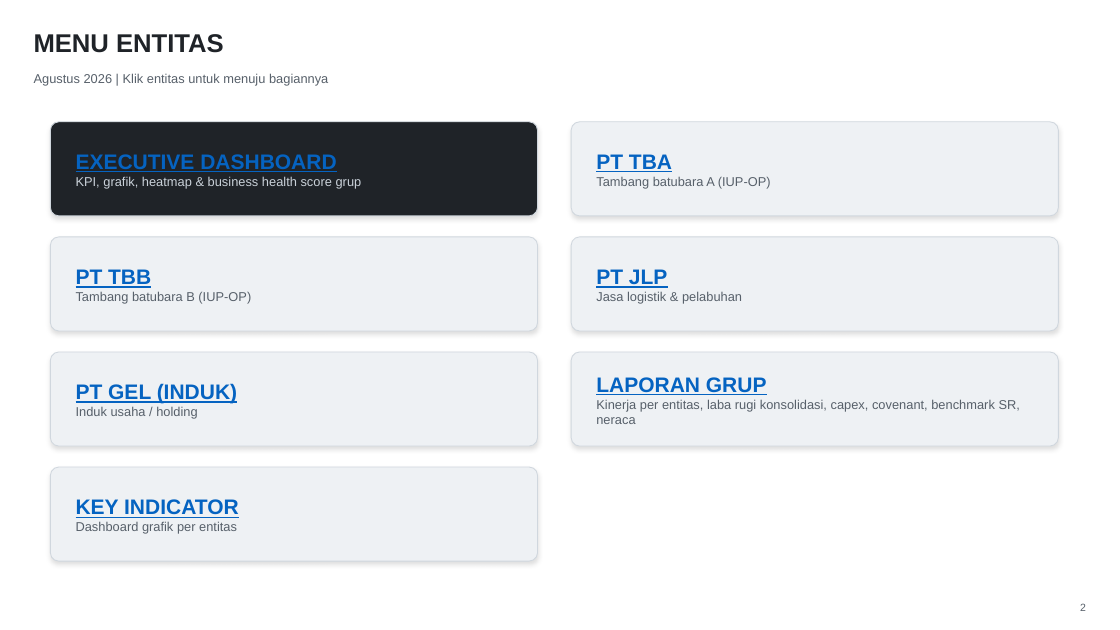
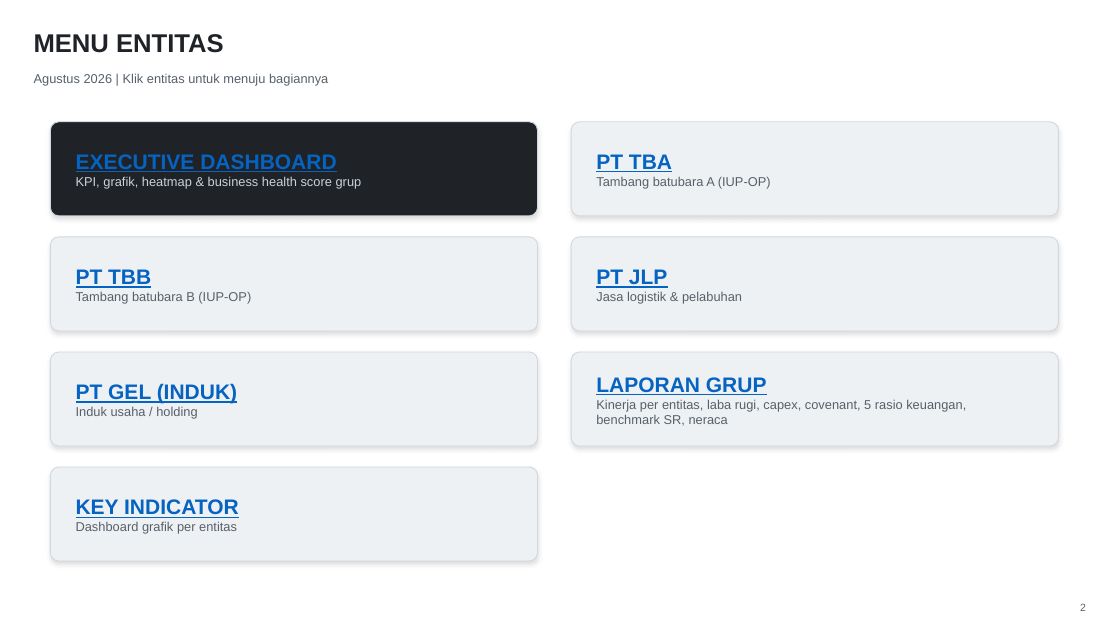
Before and after one commit to Riana-2106/Riana-NextGen-Builders-Final-Project, a slide deck: slide 2 of docs/fpa-global-energy-group/gel-group-management-report/GEL_Group_Management_Report.pptx. Drawn at 1120x630 pixels with LibreOffice and Linux fonts; fonts in the diff are those of the drawing. Boxes give left, top, right and bottom in pixels: in the first picture for what was removed or moved away, otherwise in the second. Text is boxed around its words. In the diff, an @@ line names an element or a change of style, - is before the commit and + after.

```diff
--- a/docs/fpa-global-energy-group/gel-group-management-report/GEL_Group_Management_Report.pptx
+++ b/docs/fpa-global-energy-group/gel-group-management-report/GEL_Group_Management_Report.pptx
@@ text at [596, 399, 966, 426]: text changed @@
-Kinerja per entitas, laba rugi konsolidasi, capex, covenant, benchmark SR, neraca
+Kinerja per entitas, laba rugi, capex, covenant, 5 rasio keuangan, benchmark SR, neraca
```
Also in this commit, not shown: 5 other slides changed, 2 slides added, 1 other file.
